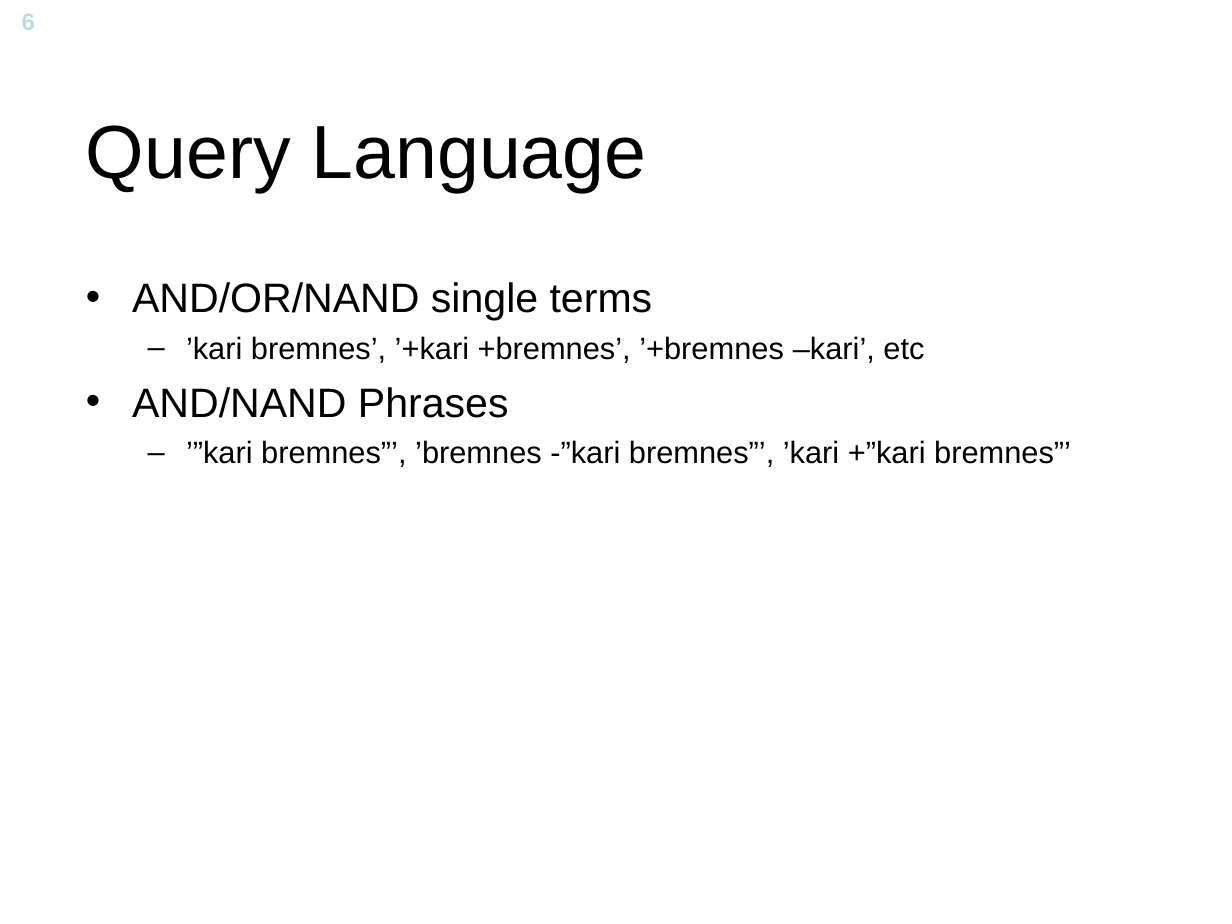
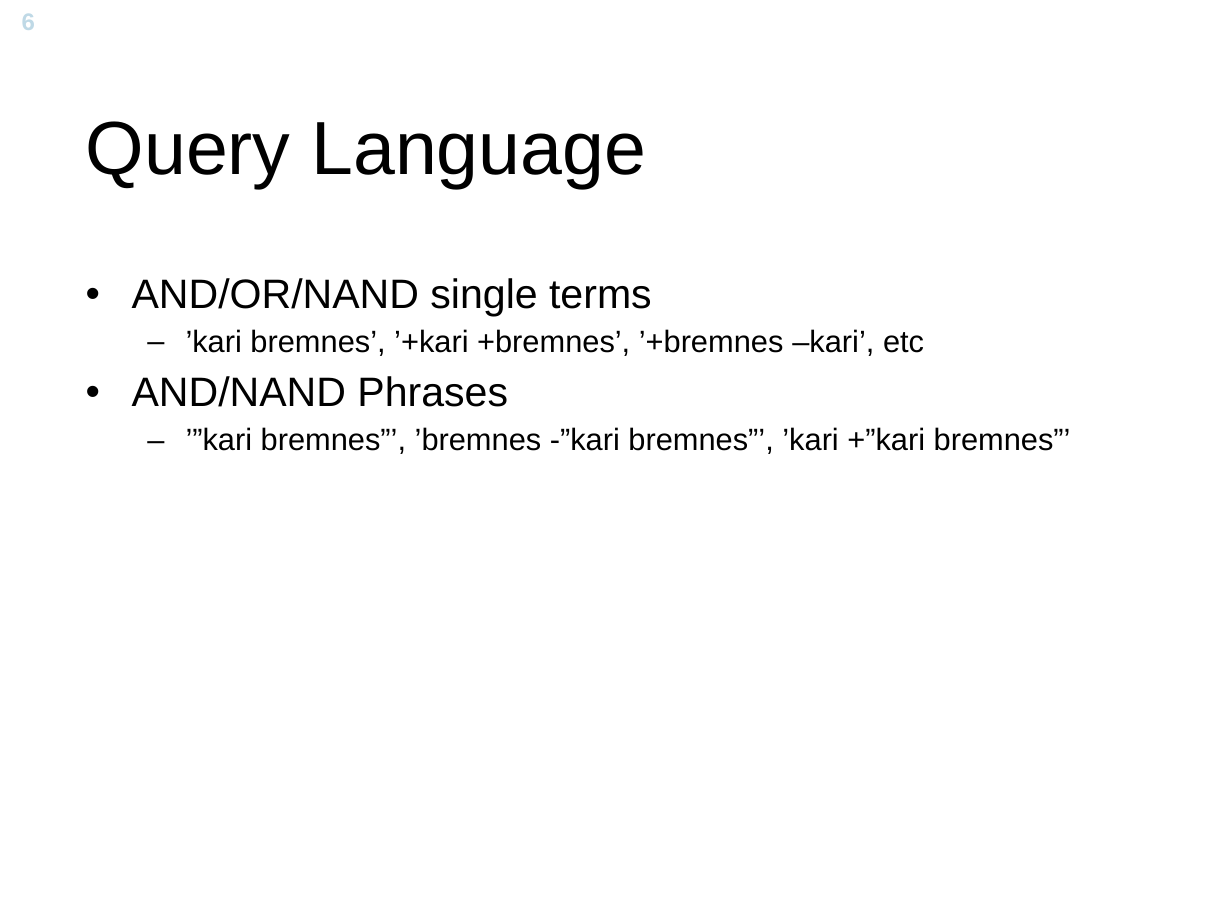
Before and after one commit to s-j/solbrille, a slide deck: slide 6 of presentation.ppt. Drawn at 1232x924 pixels with LibreOffice and Linux fonts; fonts in the diff are those of the drawing; background and template pictures are left out. Boxes give left, top, right and bottom in pixels: in the first picture for what was removed or moved away, otherwise in the second. Text is boxed around its words. In the diff, an @@ line names an element or a change of style, - is before the commit and + after.

```diff
--- a/presentation.ppt
+++ b/presentation.ppt
@@ text "Query Language" at [86,121,646,188]: line spacing 1 to 0.93 @@
@@ text "AND/OR/NAND single terms" at [132,278,1071,454]: indent changed; line spacing 1 to 0.93 @@
```
Also in this commit, not shown: 11 other slides changed, 2 slides added, 2 slides removed.
